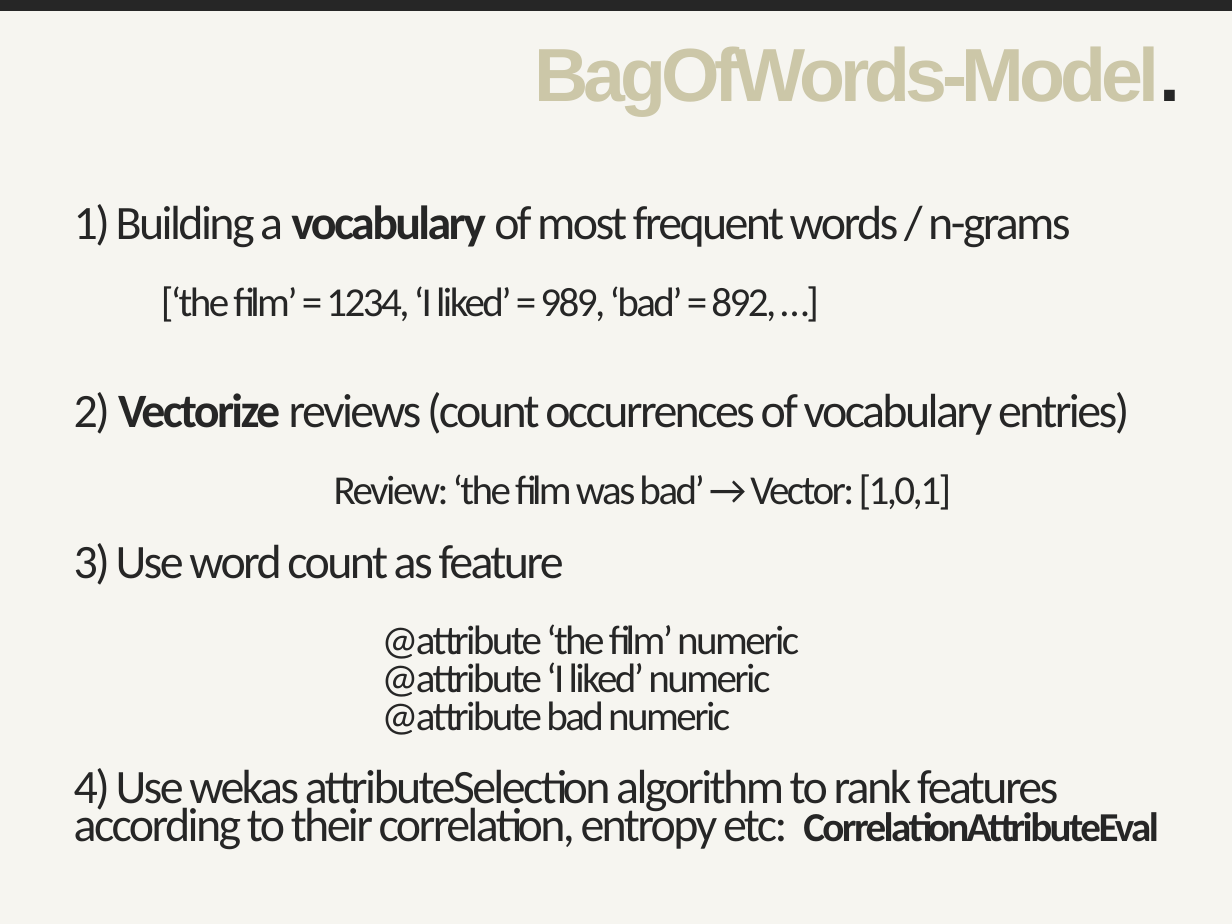
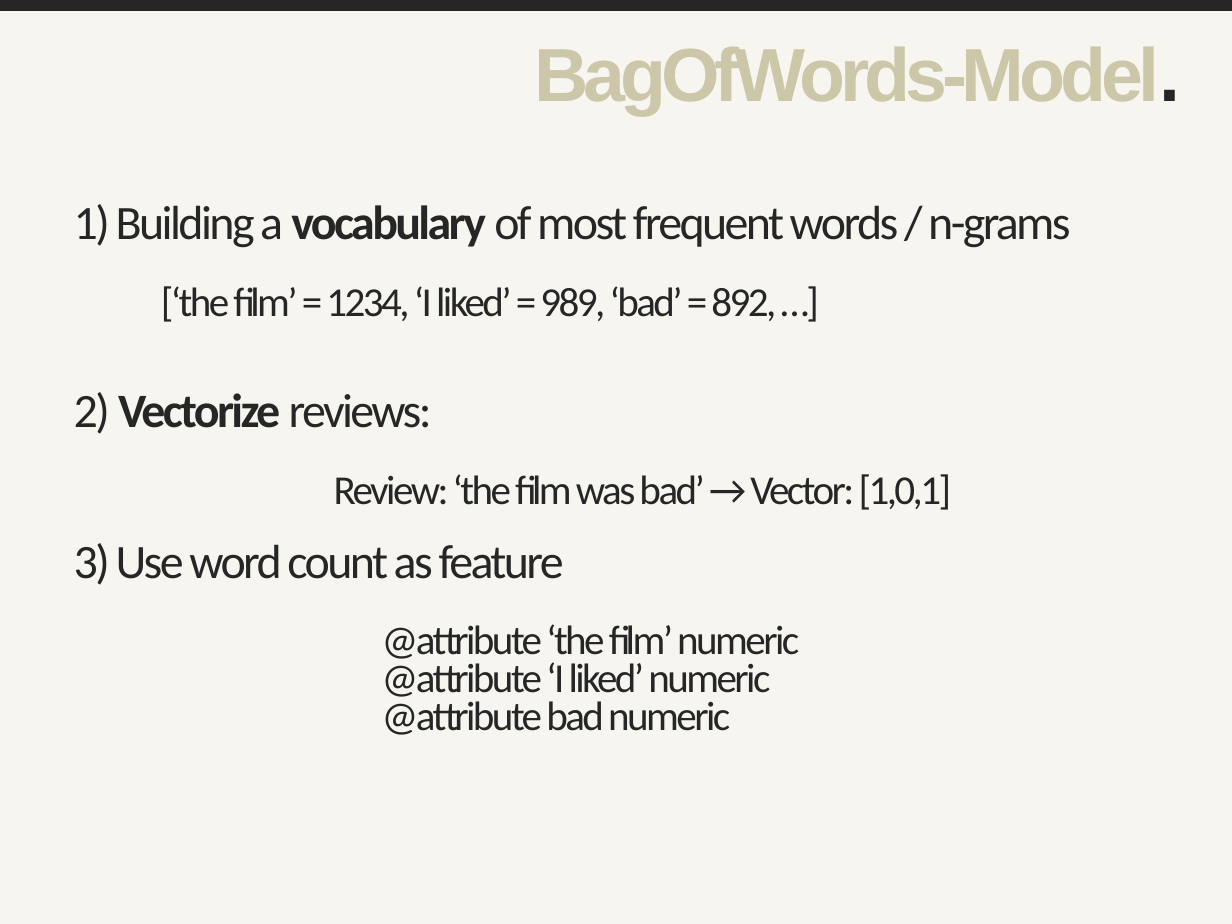
Before and after one commit to hosts1/ch.bfh.bti7535.w2017.rottentomatoes, a slide deck: slide 2 of docs/presentation.pptx. Drawn at 1232x924 pixels with LibreOffice and Linux fonts; fonts in the diff are those of the drawing. Boxes give left, top, right and bottom in pixels: in the first picture for what was removed or moved away, otherwise in the second. Text is boxed around its words. In the diff, an @@ line names an element or a change of style, - is before the commit and + after.

```diff
--- a/docs/presentation.pptx
+++ b/docs/presentation.pptx
@@ text at <box>74,392,432,434</box>: text changed @@
-2) Vectorize reviews (count occurrences of vocabulary entries)
+2) Vectorize reviews:
@@ text at <box>74,768,1159,850</box>: paragraph removed @@
-4) Use wekas attributeSelection algorithm to rank features according to their correlation, entropy etc: CorrelationAttributeEval
```
Also in this commit, not shown: 3 other slides changed, 1 other file.
